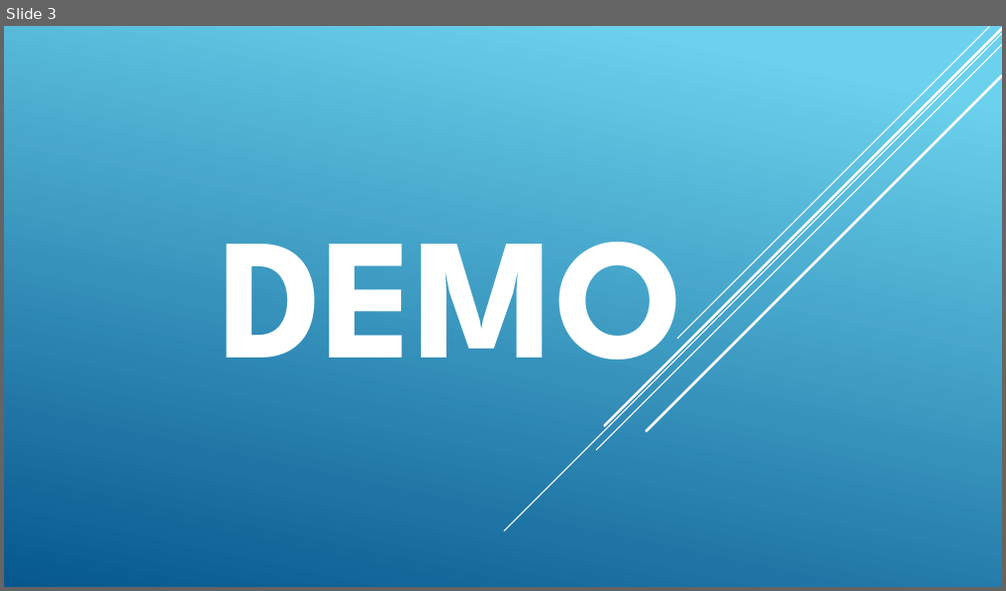
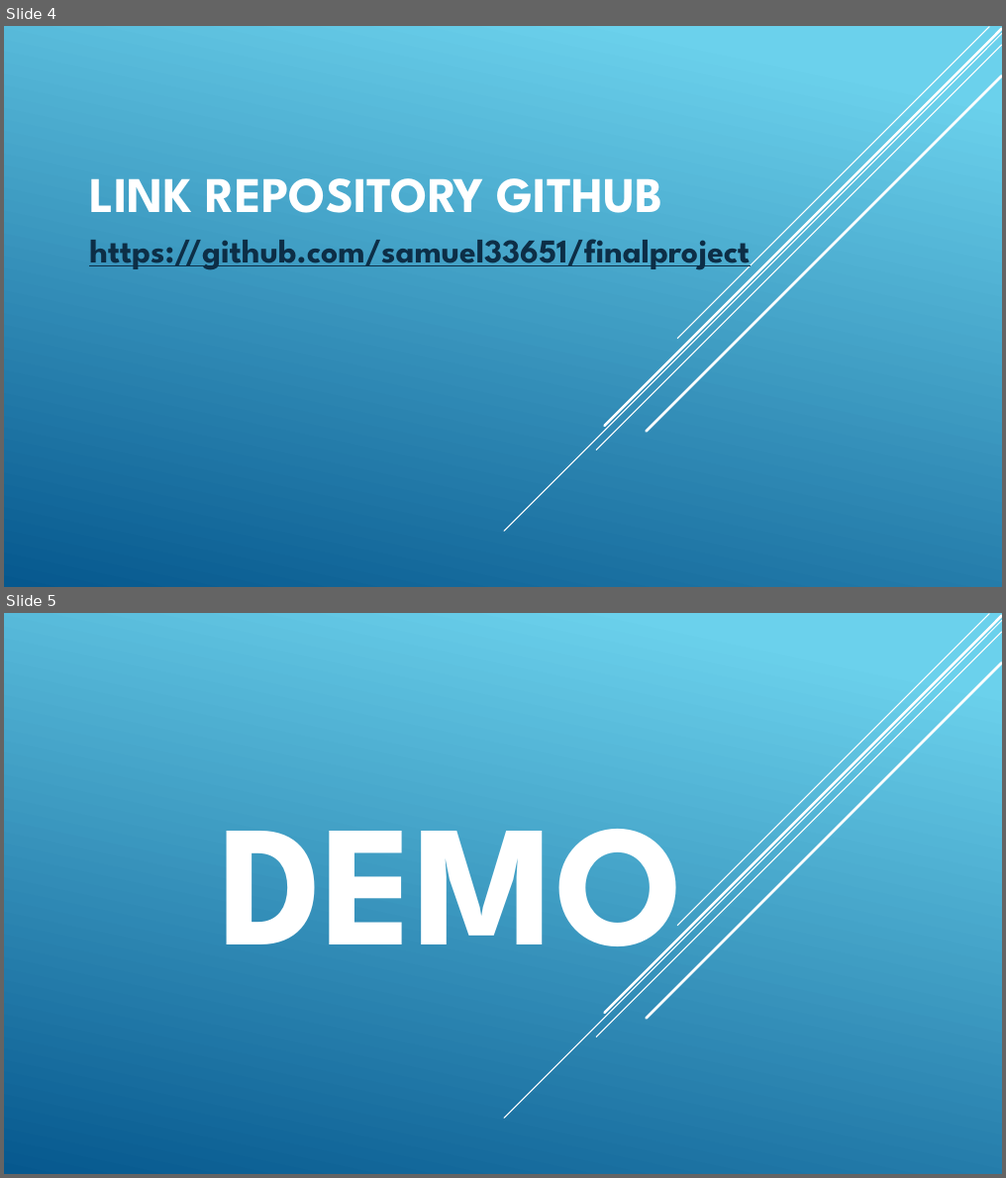
Before and after one commit to samuel33651/finalproject, a slide deck: FINAL PROJECT C++.pptx. Shown one above the other, each under a label of ours: slide 3 before the commit, slides 4 and 5 after it. The pictures are 1006x591 and 1006x1178 pixels, drawn with LibreOffice and Linux fonts; fonts in the diff are those of the drawing. Boxes give left, top, right and bottom in pixels: in the first picture for what was removed or moved away, otherwise in the second. Text is boxed around its words. In the diff, an @@ line names an element or a change of style, - is before the commit and + after.

```diff
--- a/FINAL PROJECT C++.pptx
+++ b/FINAL PROJECT C++.pptx
@@ slide 4 added at bbox=[4, 26, 1002, 587], background gradient #6ED2EB to #06588E; not listed: 5 template elements that a slide beside it also shows @@
@@ title added at bbox=[90, 178, 663, 213], 48 pt, text #FFFFFF, bold @@
+LINK REPOSITORY GITHUB
@@ text added at bbox=[89, 239, 749, 274], 32 pt, text #0D2E46, bold, underline @@
+https://github.com/samuel33651/finalproject
@@ what was slide 3 is now slide 5 @@
```
Also in this commit, not shown: 2 slides changed, 1 other slide added, 2 other files.
